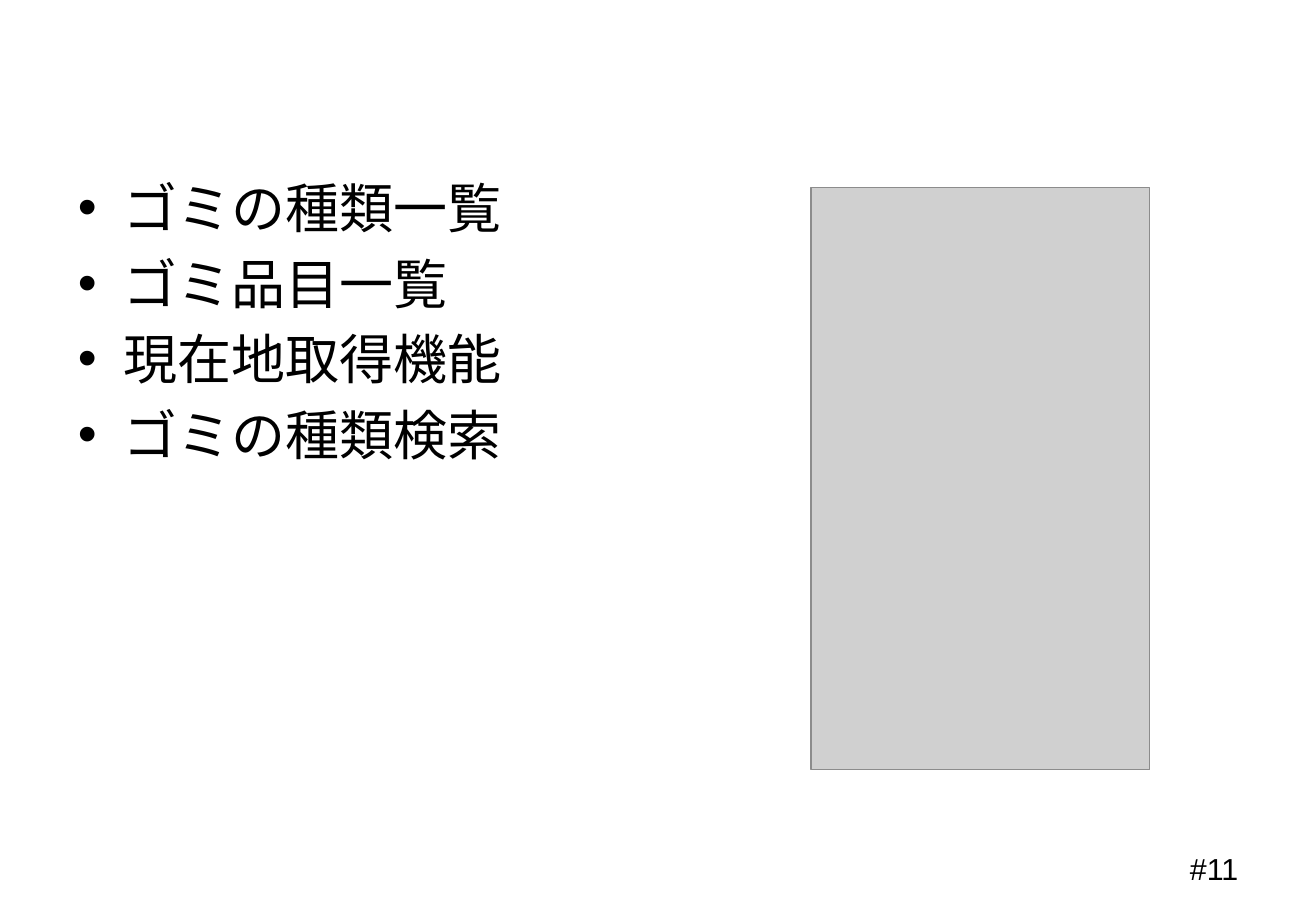
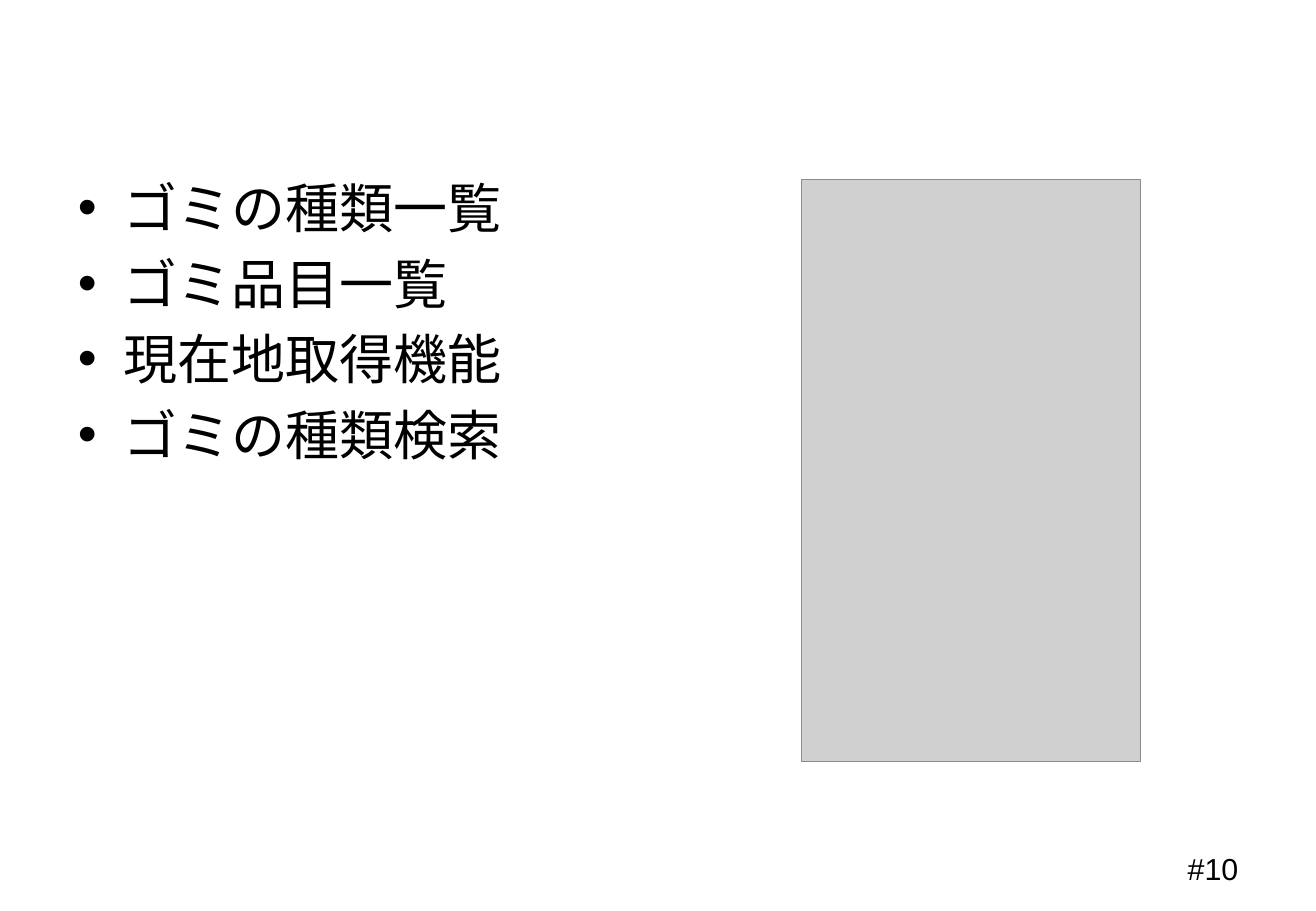
Before and after one commit to Mocchy2/graduation-thesis, a slide deck: slide 10 of 卒業論文 発表用スライド.pptx (slide 11 before the commit). Drawn at 1316x911 pixels with LibreOffice and Linux fonts; fonts in the diff are those of the drawing; grey boxes stand for pictures; background and template pictures are left out. Boxes give left, top, right and bottom in pixels: in the first picture for what was removed or moved away, otherwise in the second. Text is boxed around its words. In the diff, an @@ line names an element or a change of style, - is before the commit and + after.

```diff
--- a/卒業論文 発表用スライド.pptx
+++ b/卒業論文 発表用スライド.pptx
@@ picture: place and size @@
-picture at <box>812,188,1151,770</box>
+picture at <box>802,180,1141,762</box>
@@ page number at <box>1188,858,1239,881</box>: text changed @@
-#11
+#10
```
Also in this commit, not shown: 5 other slides changed, 1 slide removed.
